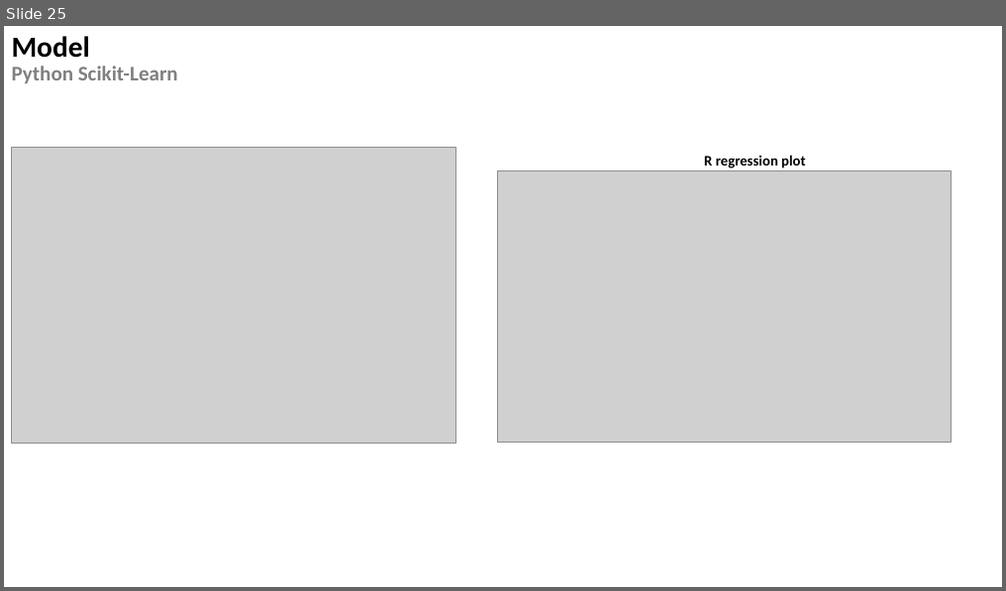
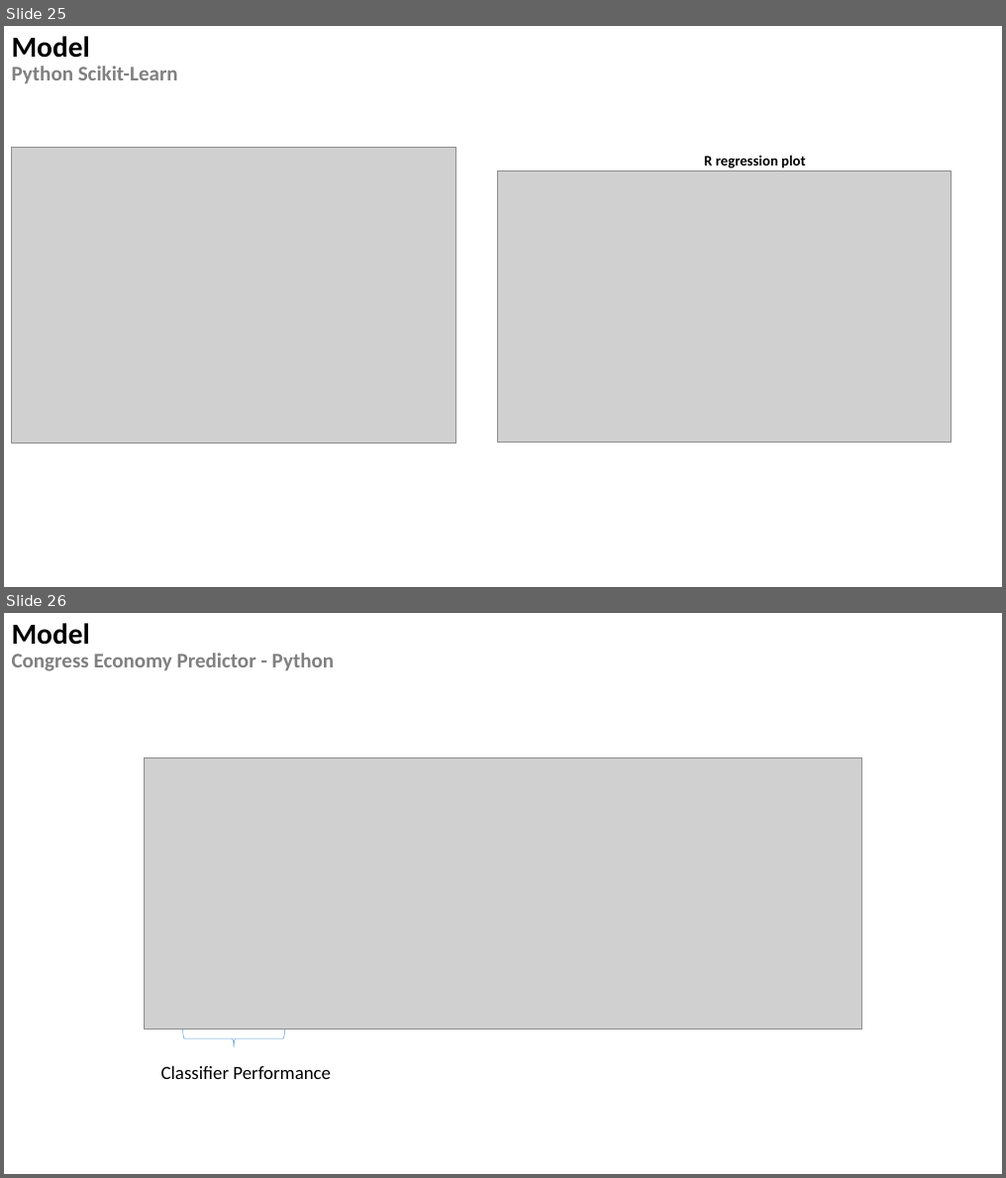
Before and after one commit to jjohn81/Data607FinalProject, a slide deck: Data607-Final-Project.pptx. Shown one above the other, each under a label of ours: slide 25 before the commit, slides 25 and 26 after it. The pictures are 1006x591 and 1006x1178 pixels, drawn with LibreOffice and Linux fonts; fonts in the diff are those of the drawing; grey boxes stand for pictures; background and template pictures are left out. Boxes give left, top, right and bottom in pixels: in the first picture for what was removed or moved away, otherwise in the second. Text is boxed around its words. In the diff, an @@ line names an element or a change of style, - is before the commit and + after.

```diff
--- a/Data607-Final-Project.pptx
+++ b/Data607-Final-Project.pptx
@@ slide 26 added at bbox=[4, 613, 1002, 1174], background #FFFFFF @@
@@ title added at bbox=[12, 623, 335, 671], 20 pt, text #808080, bold @@
+Model
+Congress Economy Predictor - Python
@@ picture added at bbox=[144, 758, 862, 1030] @@
@@ right brace added at bbox=[183, 1030, 285, 1048], outline #5B9BD5 0.5 pt @@
@@ text added at bbox=[161, 1066, 331, 1079], 18 pt, text #000000 @@
+Classifier Performance
```
Also in this commit, not shown: 2 slides changed, 3 other slides added.
